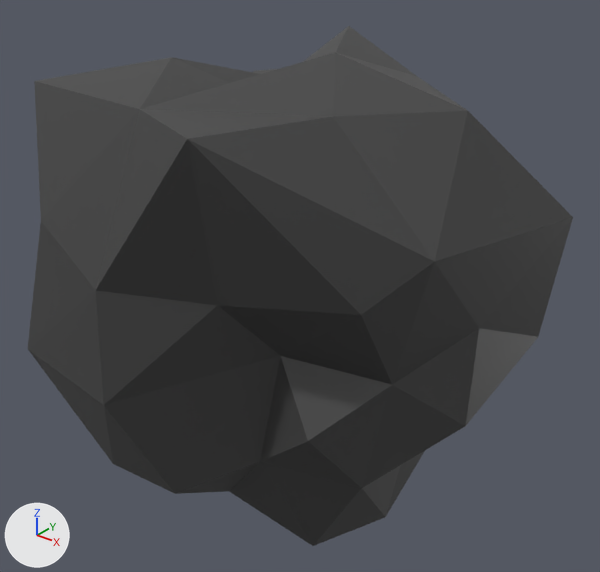
Renders of the Blender file assets/model/item/relics/relic_1.blend from each side of a commit.
Rendered twice from a 50 mm camera at (0.41, -0.512, 0.305) aimed at (0.001, -0.001, -0.012). Every picture has the same lights, and +X, +Y and +Z are marked at lower left.
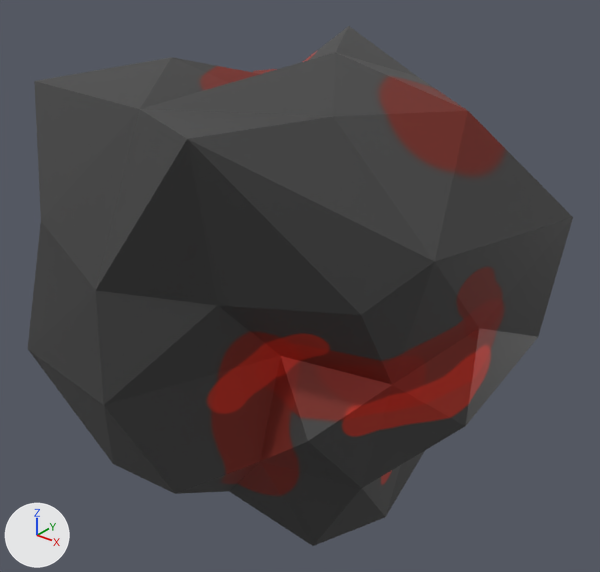
What differs and where, as boxes (x1, y1, x2, y2) in the pictures (600 x 572 px):
'Sphere', surface changed (black to red): (197, 50, 507, 498) in both

Edits to the bpy script that builds the scene:
```text
Add img_relic_1:
    img_relic_1 = load_image('relic_1', 'textures/relic_1.png', 4096, 4096, 'sRGB')
Change mat_rock:
    remove mat_rock.base_color = (0.0689, 0.0689, 0.0689)  # dark grey #4a4a4a
    add mat_rock.texture = img_relic_1
```
